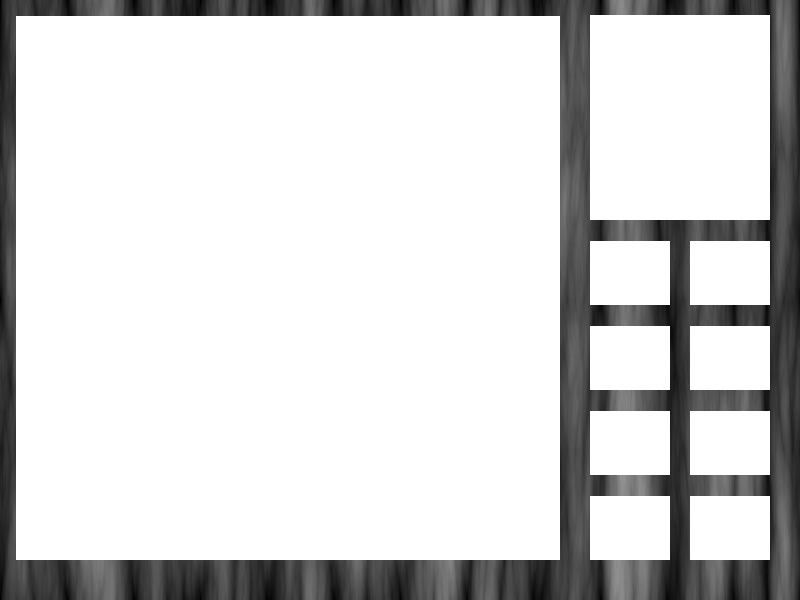
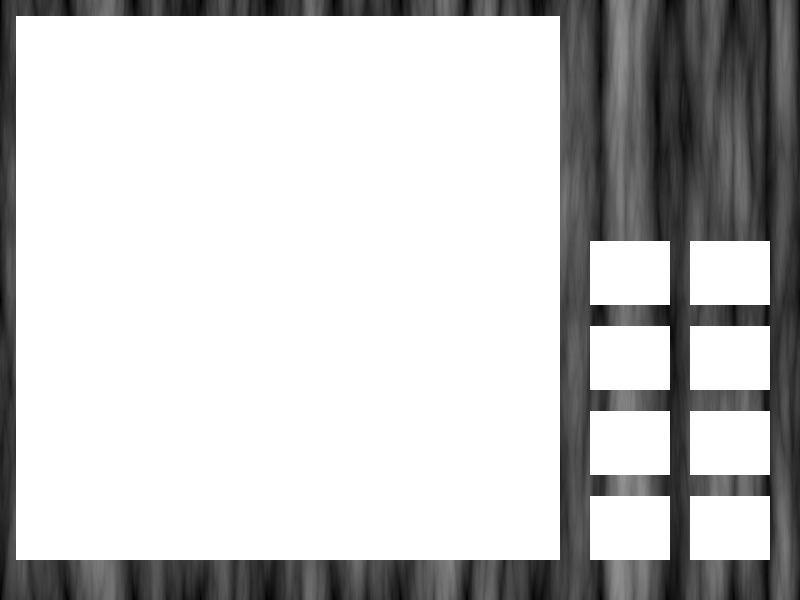
Layers edited between the first and the second (800, 600) image:
painted on "Layer #1" over [590, 15, 770, 220]
